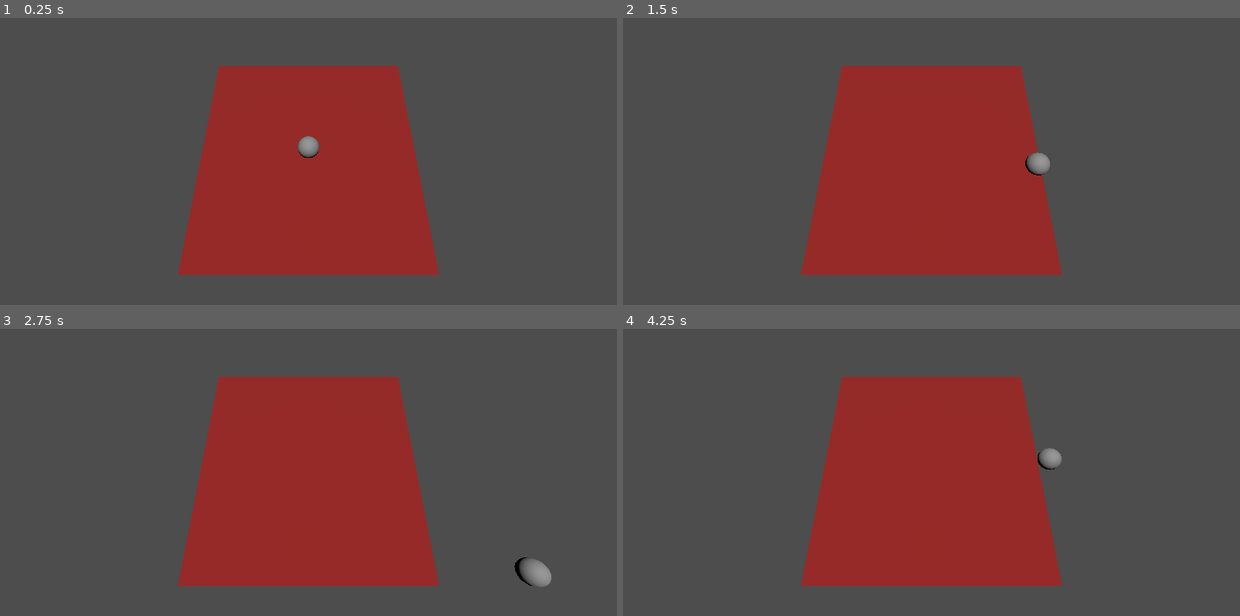
Above: before the commit, frames 1-4 (two rows, left to right).
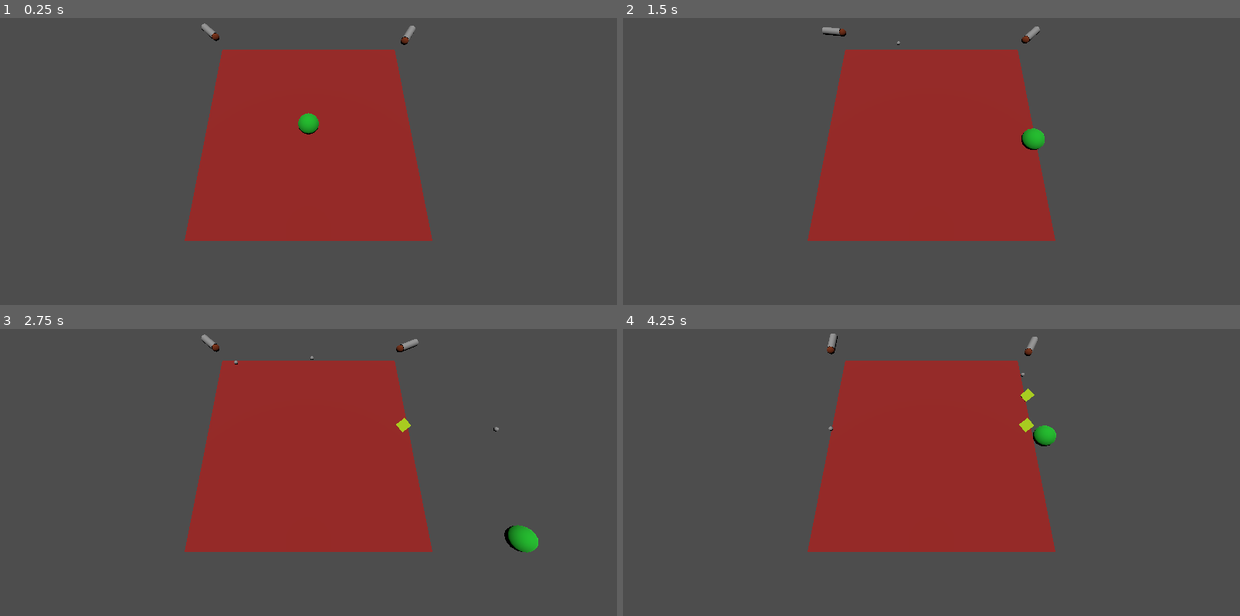
Above: after the commit, the same moments.

Repository: Riko07br/project-botz
Game: Godot game, scene res://levels/battle_basic.tscn
Same seed, same stepped clock (60 frames per second), same inputs: the game is played once before the commit and once after it. Before the commit the project has no main scene; this scene is started directly in both runs.
Inputs:
- Up to frame 1 (0.25 s): no input
- Up to frame 2 (1.5 s): tap Enter at 0.5 s; hold D (move_right) 0.53-1.28 s; hold S (move_back) from 1.28 s (still down)
- Up to frame 3 (2.75 s): release S (move_back) at 2.03 s; hold D (move_right) from 2.03 s (still down)
- Up to frame 4 (4.25 s): release D (move_right) at 2.78 s; hold W (move_forward) 2.78-3.53 s; hold A (move_left) from 3.53 s (still down)

The runs differ from the first frame. In frame 1, 7.0% of the frame differs, in the area x 28-72%, y 1-90%; in frame 2, 7.1%; in frame 3, 7.5%, in the area x 28-90%, y 1-90%; in frame 4, 7.2%.

Commit message:
Add basic battle mechanics
- simple enemy weapon and projectiles
- pickup items
- item spawner

Diff:
--- a/levels/battle_basic.tscn
+++ b/levels/battle_basic.tscn
@@ -1,12 +1,33 @@
-[gd_scene load_steps=7 format=3 uid="uid://gaewdbcpu07l"]
+[gd_scene load_steps=15 format=3 uid="uid://gaewdbcpu07l"]
 
 [ext_resource type="Script" uid="uid://cj3n4y32vbq7l" path="res://scripts/player/PlayerController.gd" id="1_fb0em"]
+[ext_resource type="Script" uid="uid://cvs1ktraw8mcr" path="res://scripts/battle/Weapon.gd" id="2_3migd"]
+[ext_resource type="Script" uid="uid://dfo10yp277jbo" path="res://scripts/battle/ItemSpawner.gd" id="2_avoiw"]
+[ext_resource type="PackedScene" uid="uid://bvkf8w2tq7xor" path="res://prefabs/battle/test_projectile.tscn" id="3_avoiw"]
+[ext_resource type="PackedScene" uid="uid://c5bb5mlsrupym" path="res://prefabs/battle/test_item.tscn" id="5_ao20j"]
 
 [sub_resource type="SphereShape3D" id="SphereShape3D_xhqks"]
 
+[sub_resource type="StandardMaterial3D" id="StandardMaterial3D_3migd"]
+albedo_color = Color(0.099868774, 0.73046875, 0.15406096, 1)
+
 [sub_resource type="SphereMesh" id="SphereMesh_xhqks"]
+material = SubResource("StandardMaterial3D_3migd")
 radial_segments = 16
 rings = 8
+
+[sub_resource type="CylinderMesh" id="CylinderMesh_ao20j"]
+top_radius = 0.2
+bottom_radius = 0.2
+height = 1.0
+
+[sub_resource type="StandardMaterial3D" id="StandardMaterial3D_tw4ae"]
+albedo_color = Color(0.453125, 0.16992188, 0, 1)
+
+[sub_resource type="SphereMesh" id="SphereMesh_osg48"]
+material = SubResource("StandardMaterial3D_tw4ae")
+radius = 0.2
+height = 0.4
 
 [sub_resource type="BoxShape3D" id="BoxShape3D_fb0em"]
 size = Vector3(10, 0.5, 10)
@@ -32,9 +53,51 @@
 skeleton = NodePath("../..")
 
 [node name="Camera3D" type="Camera3D" parent="."]
-transform = Transform3D(1, 0, 0, 0, 0.39850894, 0.91716444, 0, -0.91716444, 0.39850894, 0, 10.116251, 3.426742)
+transform = Transform3D(1, 0, 0, 0, 0.39850894, 0.91716444, 0, -0.91716444, 0.39850894, 0, 10.116251, 4.584515)
 
 [node name="Level" type="Node" parent="."]
+
+[node name="Weapon" type="Node3D" parent="Level" node_paths=PackedStringArray("rotationTarget", "spawnPoint")]
+transform = Transform3D(0.67968464, 0, -0.7335045, 0, 1, 0, 0.7335045, 0, 0.67968464, 5.6977673, 0.53693557, -5.632843)
+script = ExtResource("2_3migd")
+rotationTarget = NodePath("Pivot")
+rotateSpeed = 60.0
+fireRate = 1.2
+projectile = ExtResource("3_avoiw")
+spawnPoint = NodePath("Pivot/MeshInstance3D2")
+
+[node name="Pivot" type="Node3D" parent="Level/Weapon"]
+
+[node name="MeshInstance3D" type="MeshInstance3D" parent="Level/Weapon/Pivot"]
+transform = Transform3D(1, 0, 0, 0, -4.371139e-08, -1, 0, 1, -4.371139e-08, 0, 0, 0)
+mesh = SubResource("CylinderMesh_ao20j")
+skeleton = NodePath("../..")
+
+[node name="MeshInstance3D2" type="MeshInstance3D" parent="Level/Weapon/Pivot"]
+transform = Transform3D(1, 0, 0, 0, 1, 0, 0, 0, 1, 0, 0, 0.596)
+mesh = SubResource("SphereMesh_osg48")
+skeleton = NodePath("../..")
+
+[node name="Weapon2" type="Node3D" parent="Level" node_paths=PackedStringArray("rotationTarget", "spawnPoint")]
+transform = Transform3D(0.7920872, 0, 0.61040807, 0, 1, 0, -0.61040807, 0, 0.7920872, -5.668026, 0.53693557, -5.842473)
+script = ExtResource("2_3migd")
+rotationTarget = NodePath("Pivot")
+rotateSpeed = 30.0
+fireRate = 1.5
+projectile = ExtResource("3_avoiw")
+spawnPoint = NodePath("Pivot/MeshInstance3D2")
+
+[node name="Pivot" type="Node3D" parent="Level/Weapon2"]
+
+[node name="MeshInstance3D" type="MeshInstance3D" parent="Level/Weapon2/Pivot"]
+transform = Transform3D(1, 0, 0, 0, -4.371139e-08, -1, 0, 1, -4.371139e-08, 0, 0, 0)
+mesh = SubResource("CylinderMesh_ao20j")
+skeleton = NodePath("../..")
+
+[node name="MeshInstance3D2" type="MeshInstance3D" parent="Level/Weapon2/Pivot"]
+transform = Transform3D(1, 0, 0, 0, 1, 0, 0, 0, 1, 0, 0, 0.596)
+mesh = SubResource("SphereMesh_osg48")
+skeleton = NodePath("../..")
 
 [node name="StaticBody3D" type="StaticBody3D" parent="Level"]
 transform = Transform3D(1, 0, 0, 0, 1, 0, 0, 0, 1, 0, -0.25, 0)
@@ -45,6 +108,12 @@
 [node name="MeshInstance3D" type="MeshInstance3D" parent="Level/StaticBody3D"]
 mesh = SubResource("BoxMesh_3migd")
 
+[node name="ItemSpawner" type="Node3D" parent="Level"]
+script = ExtResource("2_avoiw")
+itemScene = ExtResource("5_ao20j")
+spawnArea = Vector2(10, 10)
+metadata/_custom_type_script = "uid://dfo10yp277jbo"
+
 [node name="Lights" type="Node3D" parent="."]
 transform = Transform3D(1, 0, 0, 0, 1, 0, 0, 0, 1, 0, 100, 0)
 
--- /dev/null
+++ b/prefabs/battle/test_item.tscn
@@ -0,0 +1,27 @@
+[gd_scene load_steps=5 format=3 uid="uid://c5bb5mlsrupym"]
+
+[ext_resource type="Script" uid="uid://qks8wc2u064h" path="res://scripts/battle/Item.gd" id="1_d5s78"]
+
+[sub_resource type="SphereShape3D" id="SphereShape3D_tw4ae"]
+radius = 0.4
+
+[sub_resource type="StandardMaterial3D" id="StandardMaterial3D_osg48"]
+albedo_color = Color(0.7311208, 0.88671875, 0.09005737, 1)
+
+[sub_resource type="PrismMesh" id="PrismMesh_xcvhq"]
+material = SubResource("StandardMaterial3D_osg48")
+size = Vector3(0.5, 0.5, 0.5)
+
+[node name="TestItem" type="Area3D"]
+collision_layer = 0
+monitorable = false
+script = ExtResource("1_d5s78")
+metadata/_custom_type_script = "uid://qks8wc2u064h"
+
+[node name="CollisionShape3D" type="CollisionShape3D" parent="."]
+transform = Transform3D(1, 0, 0, 0, 1, 0, 0, 0, 1, 0, 0.4, 0)
+shape = SubResource("SphereShape3D_tw4ae")
+
+[node name="MeshInstance3D" type="MeshInstance3D" parent="."]
+transform = Transform3D(0.7068969, 0, -0.70731664, -0.56629664, 0.59916335, -0.56596065, 0.42379817, 0.80062675, 0.4235467, 0, 0.4, 0.082)
+mesh = SubResource("PrismMesh_xcvhq")
--- /dev/null
+++ b/prefabs/battle/test_projectile.tscn
@@ -0,0 +1,19 @@
+[gd_scene load_steps=4 format=3 uid="uid://bvkf8w2tq7xor"]
+
+[ext_resource type="Script" uid="uid://stkgxiryyp2q" path="res://scripts/battle/Projectile.gd" id="1_40o16"]
+
+[sub_resource type="SphereShape3D" id="SphereShape3D_3migd"]
+radius = 0.1
+
+[sub_resource type="SphereMesh" id="SphereMesh_avoiw"]
+radius = 0.1
+height = 0.2
+
+[node name="TestProjectile" type="ShapeCast3D"]
+shape = SubResource("SphereShape3D_3migd")
+target_position = Vector3(0, 0, 1)
+script = ExtResource("1_40o16")
+metadata/_custom_type_script = "uid://stkgxiryyp2q"
+
+[node name="MeshInstance3D" type="MeshInstance3D" parent="."]
+mesh = SubResource("SphereMesh_avoiw")
--- a/project.godot
+++ b/project.godot
@@ -11,12 +11,14 @@
 [application]
 
 config/name="Project Botz"
+run/main_scene="uid://gaewdbcpu07l"
 config/features=PackedStringArray("4.5", "GL Compatibility")
 config/icon="res://icon.svg"
 
 [file_customization]
 
 folder_colors={
+"res://prefabs/": "red",
 "res://scripts/": "green"
 }
 
--- /dev/null
+++ b/scripts/battle/Item.gd
@@ -0,0 +1,12 @@
+class_name Item
+extends Area3D
+
+func _ready() -> void:
+	body_entered.connect(_OnBodyEntered)
+	pass
+
+func _OnBodyEntered(body: Node3D) -> void:
+	if body is PlayerController:
+		print("Item picked up by player!")
+		queue_free()
+	pass
--- /dev/null
+++ b/scripts/battle/ItemSpawner.gd
@@ -0,0 +1,28 @@
+class_name ItemSpawner
+extends Node3D
+
+const SPAWN_TICK: float = 2
+
+@export var itemScene: PackedScene
+@export var spawnArea: Vector2 = Vector2.ONE
+
+var timer: Timer
+
+func _ready() -> void:
+	timer = Timer.new()
+	timer.wait_time = SPAWN_TICK
+	timer.one_shot = false
+	timer.autostart = true
+	add_child(timer)
+	timer.timeout.connect(_OnSpawnTick)
+	pass
+
+func _OnSpawnTick() -> void:
+	var newItem: Node3D = itemScene.instantiate()
+	get_tree().root.add_child(newItem)
+	var newItemPosition = Vector3(
+		randf_range(-spawnArea.x / 2, spawnArea.x / 2),
+		0,
+		randf_range(-spawnArea.y / 2, spawnArea.y / 2)
+	)
+	newItem.global_position = newItemPosition + global_transform.origin
--- /dev/null
+++ b/scripts/battle/Projectile.gd
@@ -0,0 +1,32 @@
+class_name Projectile
+extends ShapeCast3D
+
+@export var moveSpeed: float = 20
+@export var maxFlyingTime: float = 2
+
+var flyingTime: float = 0
+var sphereOffset: float = 0
+
+
+func _ready() -> void:
+	top_level = true
+	enabled = true
+	max_results = 1
+	sphereOffset = shape.radius
+
+func _physics_process(delta: float) -> void:
+	flyingTime += delta
+
+	if flyingTime > maxFlyingTime:
+		queue_free()
+		return
+
+	var distanceToTravel: float = delta * moveSpeed
+	target_position = Vector3.BACK * distanceToTravel
+	force_shapecast_update()
+
+	if is_colliding():
+		queue_free()
+		return
+
+	global_transform.origin += transform.basis.z * distanceToTravel
--- /dev/null
+++ b/scripts/battle/Weapon.gd
@@ -0,0 +1,54 @@
+class_name Weapon
+extends Node3D
+
+@export_group("Rotation")
+## If null, rotates self
+@export var rotationTarget: Node3D
+@export var rotateSpeed: float = 5.0
+@export var minAngle: float = -45.0
+@export var maxAngle: float = 45.0
+
+@export_group("Firing")
+@export var fireRate: float = 1.0
+@export var projectile: PackedScene
+## Keep null to use self
+@export var spawnPoint: Node3D
+
+var timer: float = 0.0
+var shotsTime: float = 0.0
+var rotationDirection: float = 1.0
+
+func RotateBackAndForth(delta: float) -> void:
+	rotationTarget.rotation_degrees.y += rotateSpeed * rotationDirection * delta
+
+	if rotationTarget.rotation_degrees.y >= maxAngle:
+		rotationDirection = -1.0
+	elif rotationTarget.rotation_degrees.y <= minAngle:
+		rotationDirection = 1.0
+
+func ShootProjectile(delta: float) -> void:
+	timer += delta
+	if timer <= shotsTime:
+		return
+	timer = 0
+
+	var newProjectile: Node3D = projectile.instantiate()
+
+	get_tree().root.add_child(newProjectile)
+	newProjectile.global_position = spawnPoint.global_position
+	newProjectile.global_rotation = spawnPoint.global_rotation
+	pass
+
+func _ready() -> void:
+	shotsTime = 1.0 / fireRate
+	if rotationTarget == null:
+		rotationTarget = self
+
+	if spawnPoint == null:
+		spawnPoint = self
+	pass
+
+func _process(delta: float) -> void:
+	ShootProjectile(delta)
+	RotateBackAndForth(delta)
+	pass
Not shown, added: scripts/battle/Item.gd.uid
Not shown, added: scripts/battle/ItemSpawner.gd.uid
Not shown, added: scripts/battle/Projectile.gd.uid
Not shown, added: scripts/battle/Weapon.gd.uid
